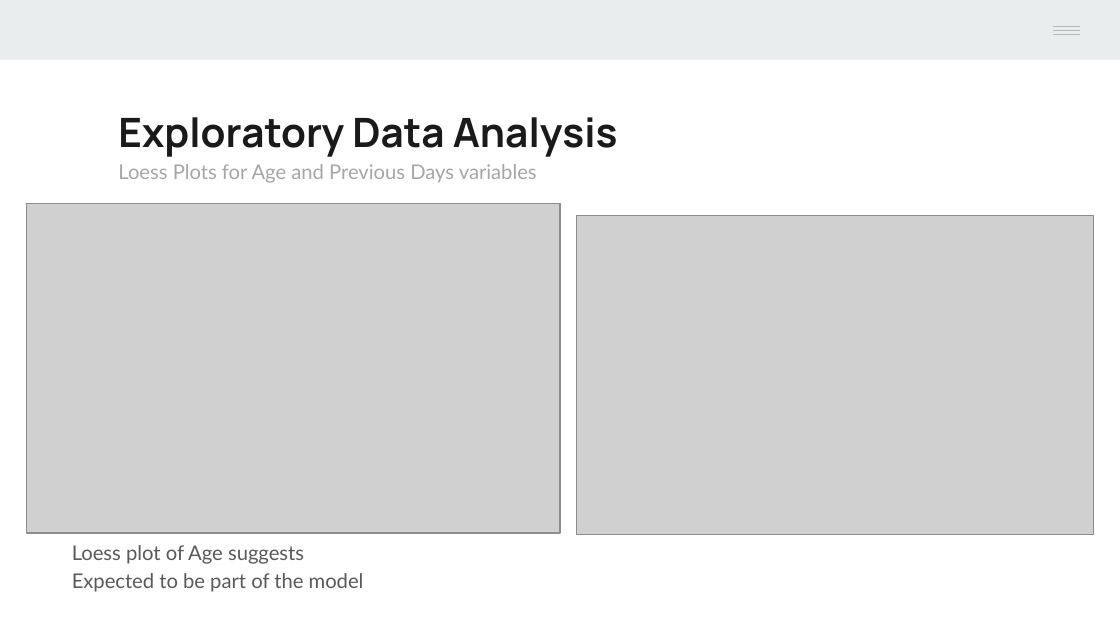
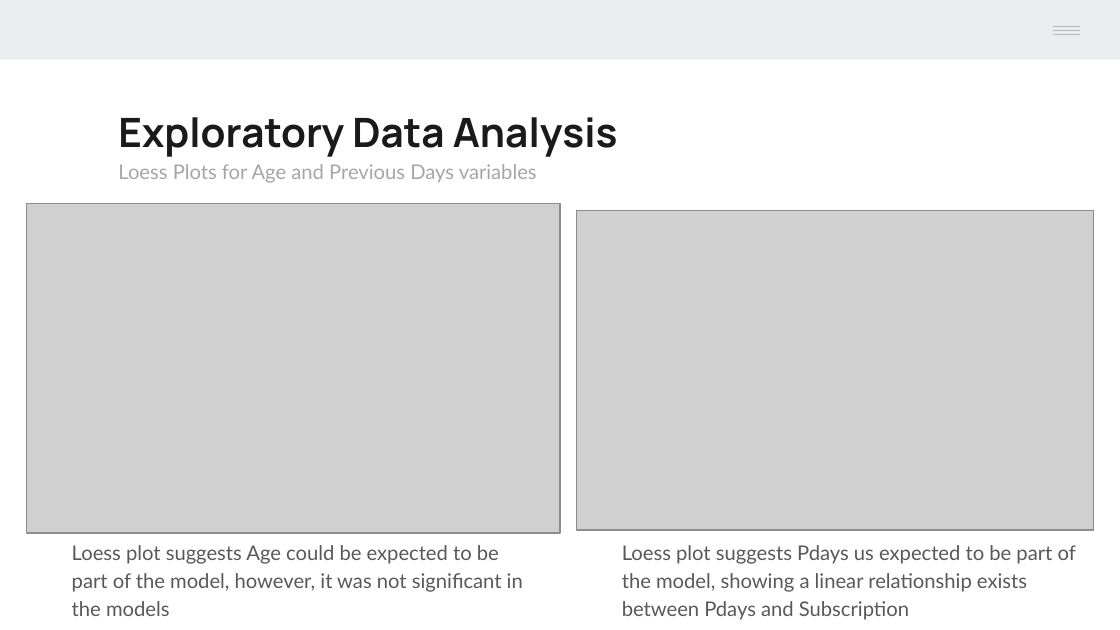
Before and after one commit to Mr-Chang95/Bank-Marketing-Analysis-Logistic-Regression, a slide deck: slide 14 of Project2_Chang_Craus_Yule.pptx. Drawn at 1120x630 pixels with LibreOffice and Linux fonts; fonts in the diff are those of the drawing; grey boxes stand for pictures. Boxes give left, top, right and bottom in pixels: in the first picture for what was removed or moved away, otherwise in the second. Text is boxed around its words. In the diff, an @@ line names an element or a change of style, - is before the commit and + after.

```diff
--- a/Project2_Chang_Craus_Yule.pptx
+++ b/Project2_Chang_Craus_Yule.pptx
@@ picture: place and size @@
-picture at (577, 216, 1094, 535)
+picture at (577, 211, 1094, 530)
@@ text at (72, 545, 523, 616): text changed @@
-Loess plot of Age suggests
-Expected to be part of the model
+Loess plot suggests Age could be expected to be part of the model, however, it was not significant in the models
@@ text added at (622, 545, 1076, 620), 13 pt, text #595959 @@
+Loess plot suggests Pdays us expected to be part of the model, showing a linear relationship exists between Pdays and Subscription
```
Also in this commit, not shown: 4 other slides changed, 1 slide added, 1 slide removed, 1 other file.
